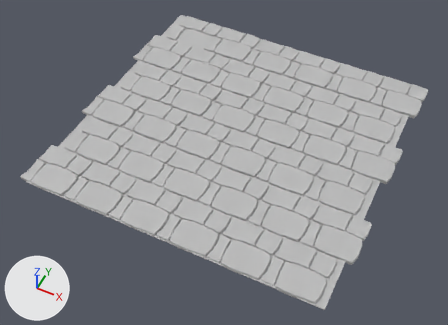
The FBX model Game/Assets/Artfolder/art_julian/Floors/floor_model_tile_v1.fbx, before and after one commit.
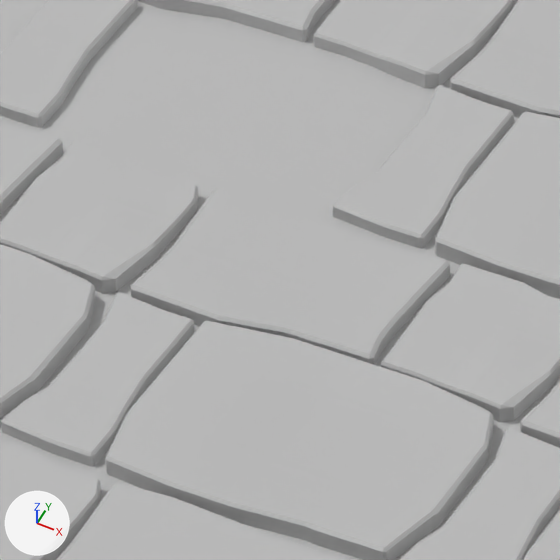
Each version is shown whole from a 50 mm lens placed at (0.1271, -0.2491, 0.2683), pointed at (0.0147, -0.0245, -0.0125), then close up on the part from 38% to 51% of the width and 9% to 26% of the height. Every picture has the same lights, and +X, +Y and +Z are marked at lower left. Where no turn or scale is listed for an object, it has been applied to the vertices.
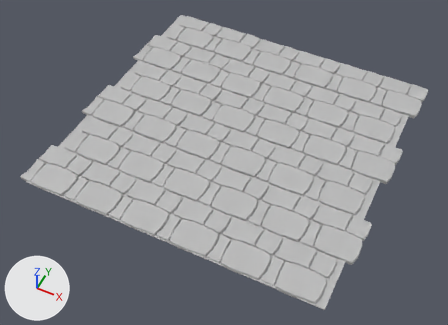
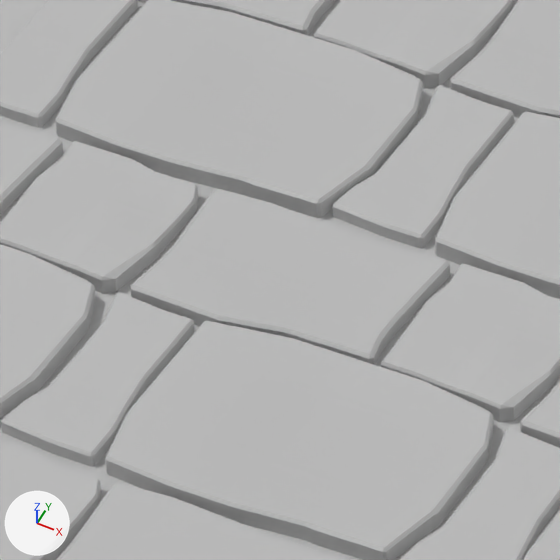
Edits to the bpy script that builds the scene:
```text
Change me_mesh:
    where me_mesh.from_pydata(...)  # 22616 vertices, 22898 faces; spans x -0.094..0.094, y -0.089..0.089, z -0.001..0.001
    used by ob_polysurface2; location = (0.01588, -0.00811, 0.00021)
    me_mesh part 1: the loose piece of 152 vertices spanning x -0.048..-0.025, y 0.06..0.077, z -0.001..0.001 is copied, and the copy is moved by (-0.029, 0.0, 0.0); it spans x -0.077..-0.055, y 0.06..0.077, z -0.001..0.001
```

Where the change shows, as pixel boxes (x1, y1, x2, y2) in the close-ups (560 x 560 px):
part 1 of me_mesh, added
    after: (55, 0, 423, 218)
